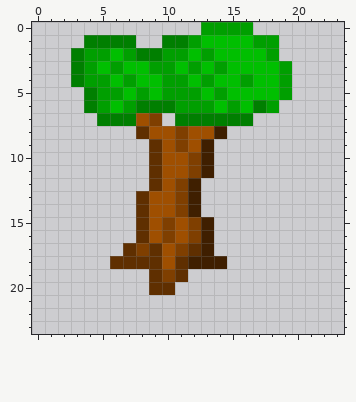
File history of a pixel-art sprite, Images.xcassets/Items/oakTree.imageset/oakTree.png. The first picture shows the starting point.
The file is 24x24 pixels.
The same view after the edit:
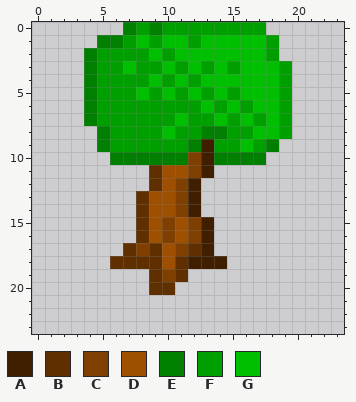
Palette (. is transparent): A #3f1f00  B #5f2f00  C #7f3f00  D #9f4f00  E #007f00  F #009f00  G #00bf00
Changes in this commit:
Changed rows in their new state; - is an unchanged pixel.
first column x 3:
 0 ----EFEFFF----F--
 1 -.--FGFGG-----G--
 2 .E-F-FG-G-G------
 3 .EF--F-GFGFGF----
 4 .E-F-F--GFG--G---
 5 ----FGFG-GFGF----
 6 ---F-FFF--GFGFGGF
 7 -EFFFFFFGFFGFGFGF
 8 --EFFFFGFFEEFFGGF
 9 --EFFFFFFE-FFGFE-
10 ---EEEEEE--EEEE--
Boxes around the changes in both pictures, in picture pixels (x1, y1, x2, y2):
changed: (71, 22, 292, 165)
